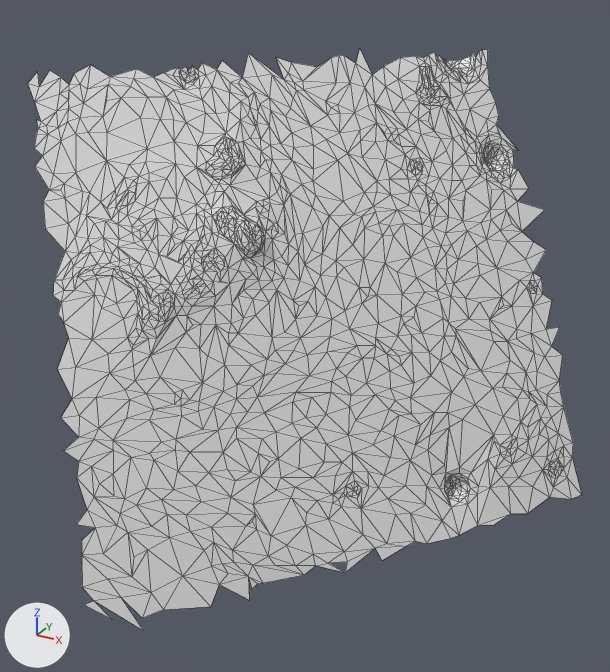
Two versions of the glTF model moon small_tiles/tile_114.glb, one commit apart.
Before and after are seen from a 50 mm camera at (23.76, -23.54, 15.32) aimed at (19.99, -16.69, 11.9). Arrows for +X, +Y and +Z are at lower left; the lights stay in place. The picture after the commit comes second. Mesh edges are drawn as thin lines. Vertices at exactly the same position are counted once.

Names of what the first picture shows: 't114'.
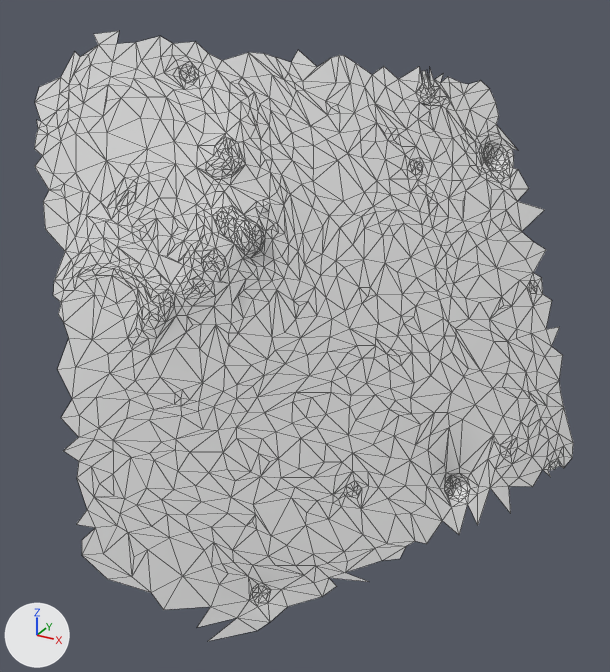
Changed parts and their boxes [x1, y1, x2, y2] in the pictures (610 x 672 px; the box of a moved part takes in the faces that stretch with it):
't114', reshaped
    before: [28, 49, 582, 631]
    after: [34, 31, 573, 641]
part 1 of me_t114, moved or reshaped
    before: [82, 458, 582, 631]
    after: [198, 546, 406, 641]
part 2 of me_t114, reshaped
    before: [28, 49, 490, 101]
    after: [61, 31, 317, 84]

The change, as a list of edits to the scene's bpy script:
```text
Change me_t114:
    used by ob_t114; location = (0.0, 0.0, 0.0)
    remove me_t114.from_pydata(...)  # 1411 vertices, 2671 faces; spans x 17.64..22.63, y -19.2..-13.83, z 9.68..14.52
    add me_t114.from_pydata(...)  # 1377 vertices, 2615 faces; spans x 17.72..22.46, y -19.07..-14.08, z 9.45..14.74
    me_t114 part 1
    21 vertices are removed from x 19.05..22.63, y -19.2..-15.06, z 9.68..10.21
    43 faces are deleted
    29 vertices are added at x 19.88..21.24, y -18.6..-16.97, z 9.45..9.84
    57 new faces join them
    me_t114 part 2
    64 vertices are removed from x 17.64..20.8, y -17.7..-13.83, z 14.18..14.52
    118 faces are deleted
    22 vertices are added at x 17.85..19.34, y -17.27..-15.65, z 14.44..14.74
    48 new faces join them
```
